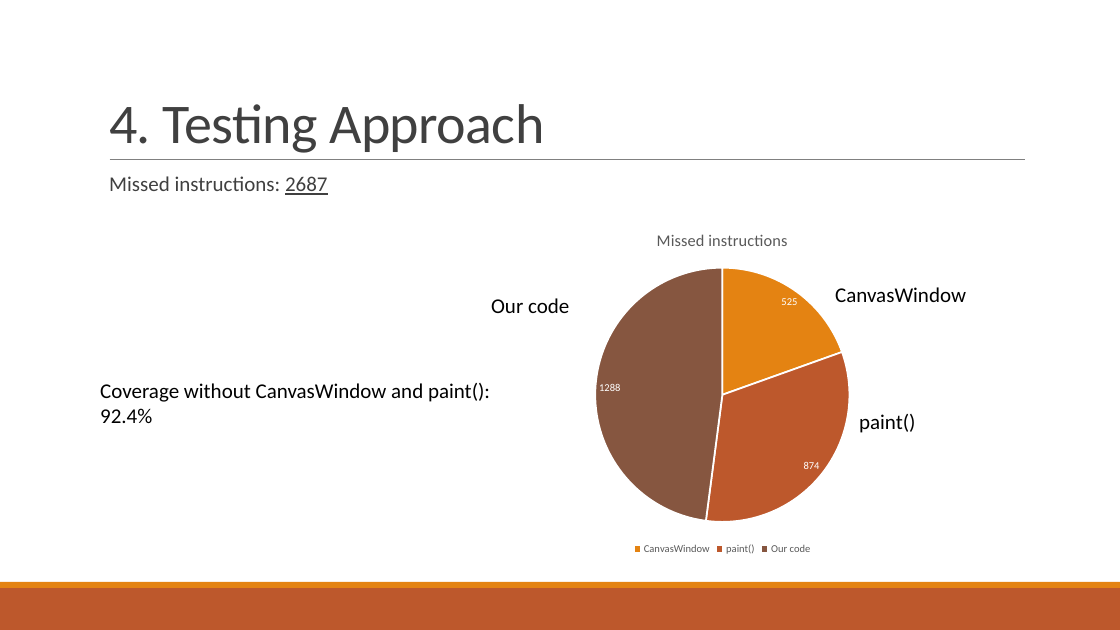
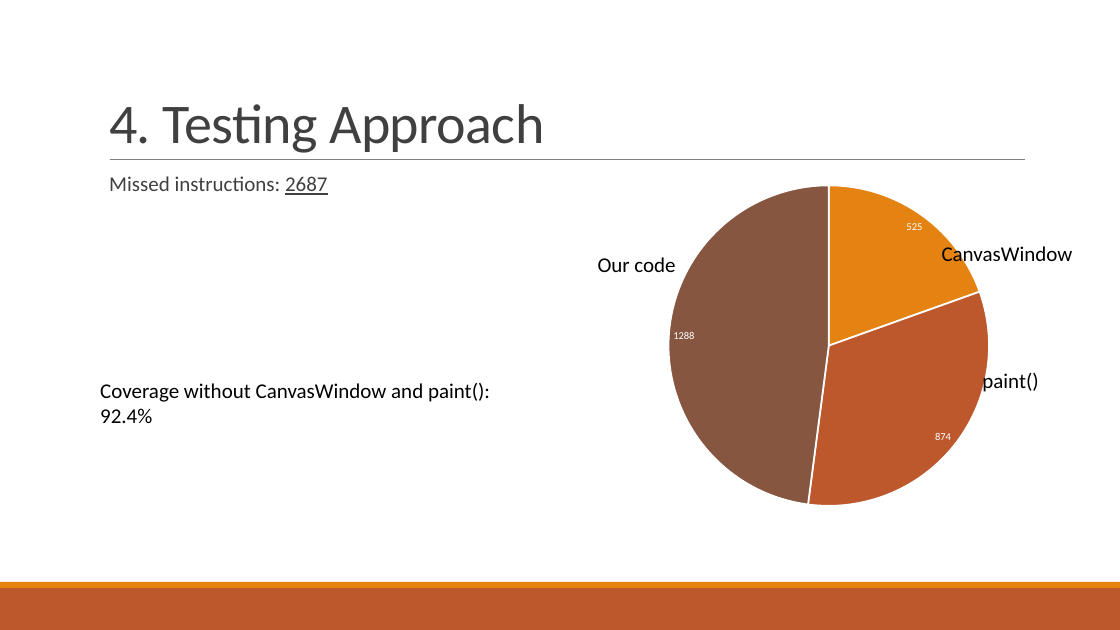
Before and after one commit to IgnaceBleukx/Software-Ontwerp, a slide deck: slide 18 of Presentaties/Iteration2.pptx. Drawn at 1120x630 pixels with LibreOffice and Linux fonts; fonts in the diff are those of the drawing. Boxes give left, top, right and bottom in pixels: in the first picture for what was removed or moved away, otherwise in the second. Text is boxed around its words. In the diff, an @@ line names an element or a change of style, - is before the commit and + after.

```diff
--- a/Presentaties/Iteration2.pptx
+++ b/Presentaties/Iteration2.pptx
@@ 2 texts, 1 pie chart: place and size @@
-2 texts, 1 pie chart at (483, 215, 966, 559)
+2 texts, 1 pie chart at (590, 174, 1073, 518)
@@ pie chart at (590, 174, 1069, 518) @@
@@ title "Missed instructions" removed @@
-categories: CanvasWindow, paint(), Our code
+categories: 1, 2, 3
-Missed instructions: 525, 874, 1288
+Series 1: 525, 874, 1288
@@ legend changed @@
@@ text "paint()": place and size @@
-text "paint()" at (859, 414, 915, 433)
+text "paint()" at (982, 371, 1038, 392)
```
Also in this commit, not shown: 1 other slide changed.
